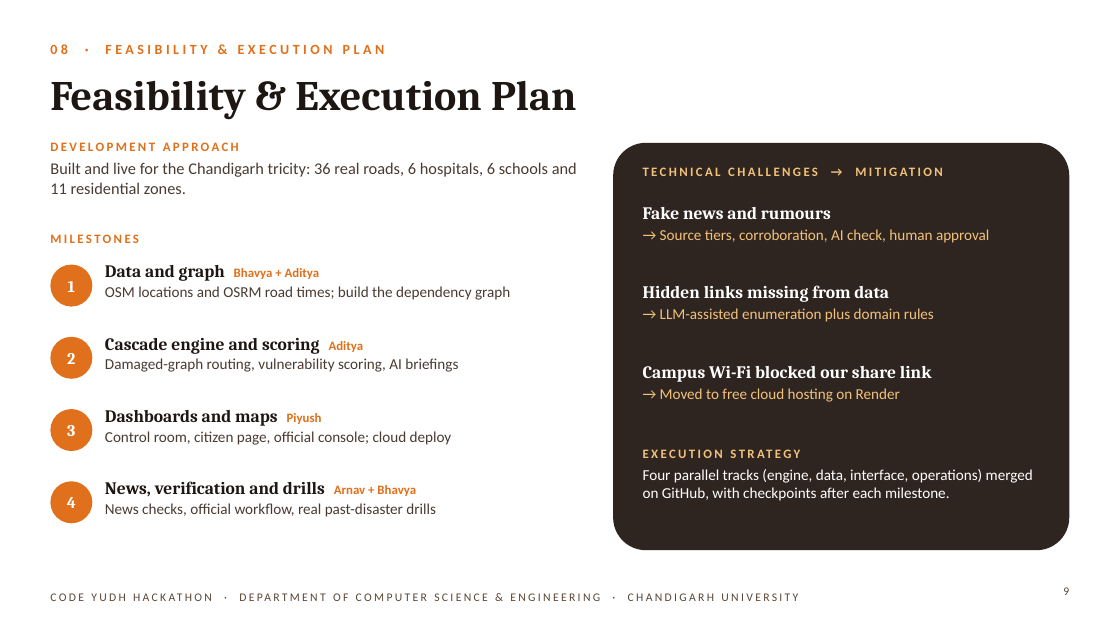
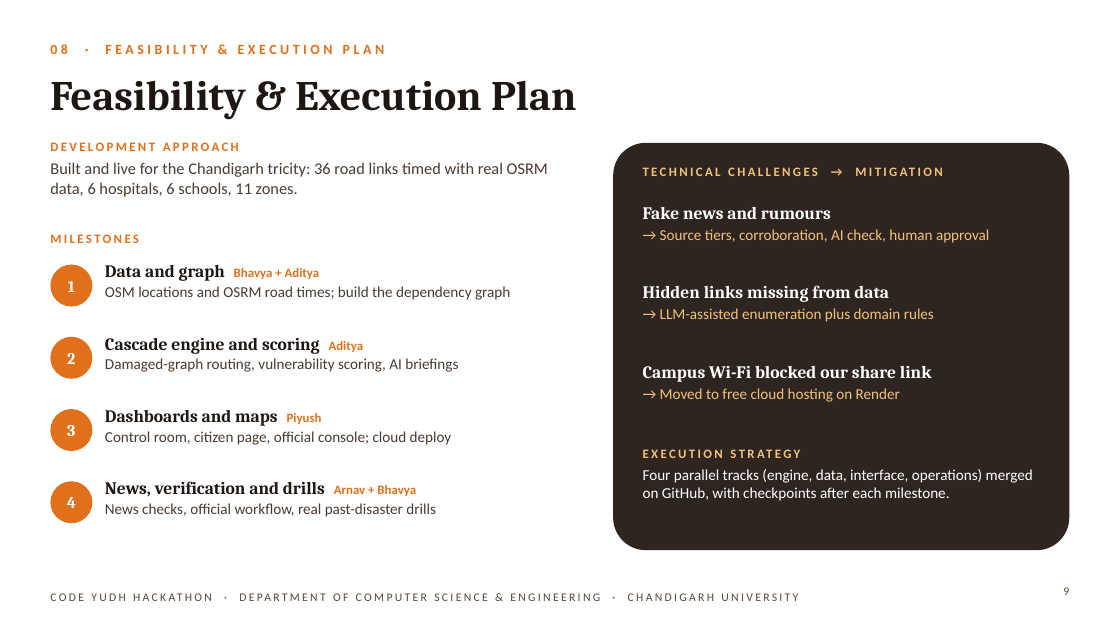
Before and after one commit to as3601/ripple-second-order-victims, a slide deck: slide 9 of Code_Yudh_Ripple_Final.pptx. Drawn at 1120x630 pixels with LibreOffice and Linux fonts; fonts in the diff are those of the drawing; background and template pictures are left out. Boxes give left, top, right and bottom in pixels: in the first picture for what was removed or moved away, otherwise in the second. Text is boxed around its words. In the diff, an @@ line names an element or a change of style, - is before the commit and + after.

```diff
--- a/Code_Yudh_Ripple_Final.pptx
+++ b/Code_Yudh_Ripple_Final.pptx
@@ text at (50, 162, 548, 197): text changed @@
-Built and live for the Chandigarh tricity: 36 real roads, 6 hospitals, 6 schools and 11 residential zones.
+Built and live for the Chandigarh tricity: 36 road links timed with real OSRM data, 6 hospitals, 6 schools, 11 zones.
```
Also in this commit, not shown: 3 other slides changed, 1 slide added.
